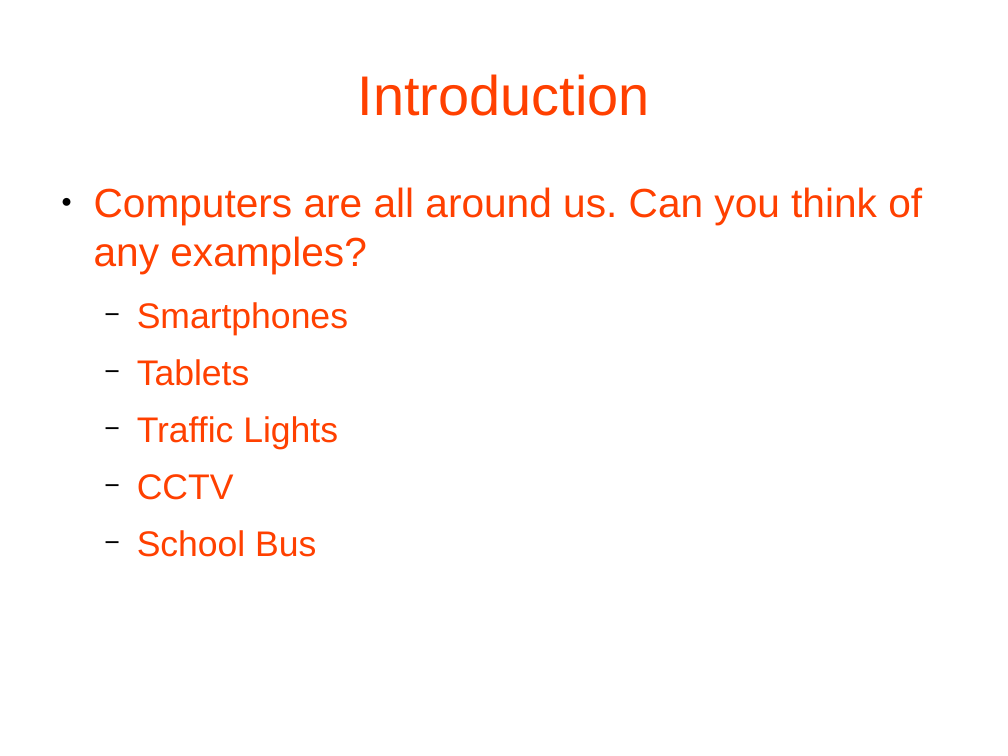
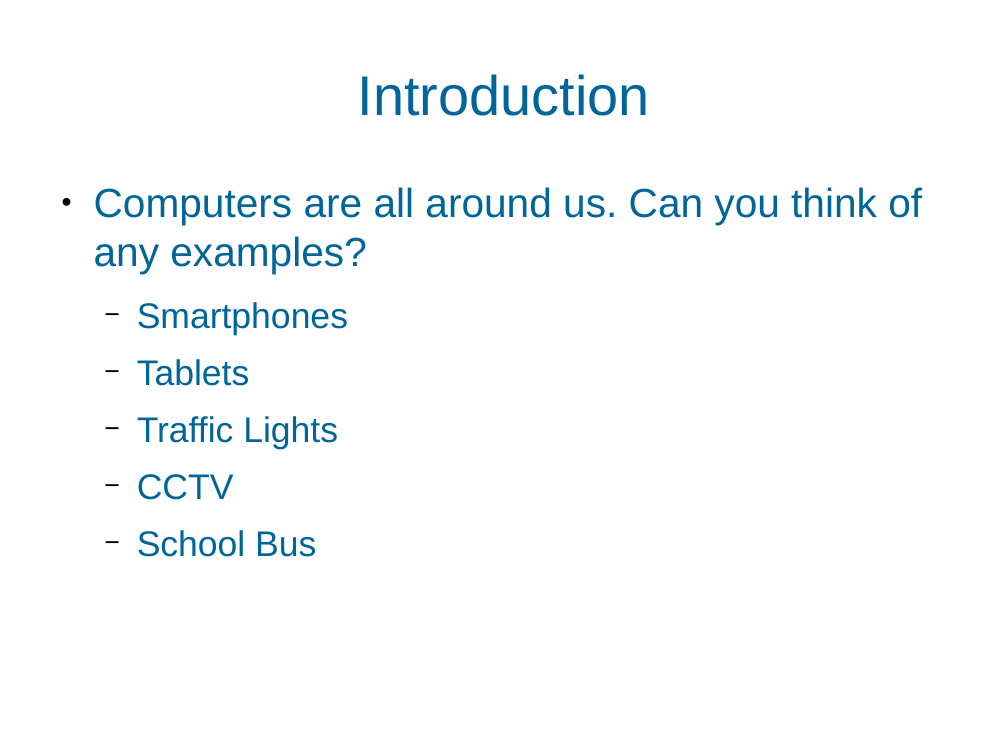
Before and after one commit to MarkGadsby/TeachingNotes, a slide deck: slide 2 of GeneralTextFiles/Markdown_BSC_Notes/Slides_HoneyCombe.odp. Drawn at 1008x756 pixels with LibreOffice and Linux fonts; fonts in the diff are those of the drawing; background and template pictures are left out. Boxes give left, top, right and bottom in pixels: in the first picture for what was removed or moved away, otherwise in the second. Text is boxed around its words. In the diff, an @@ line names an element or a change of style, - is before the commit and + after.

Commit message:
Decluttered title slide and switch to blue for the text

```diff
--- a/GeneralTextFiles/Markdown_BSC_Notes/Slides_HoneyCombe.odp
+++ b/GeneralTextFiles/Markdown_BSC_Notes/Slides_HoneyCombe.odp
@@ title "Introduction" at <box>358,74,650,116</box>: text colour #FF4000 to #006699 @@
@@ text "Computers are all around us. ..." at <box>94,187,922,557</box>: text colour #FF4000 to #006699 @@
```
Also in this commit, not shown: 9 other slides changed.
